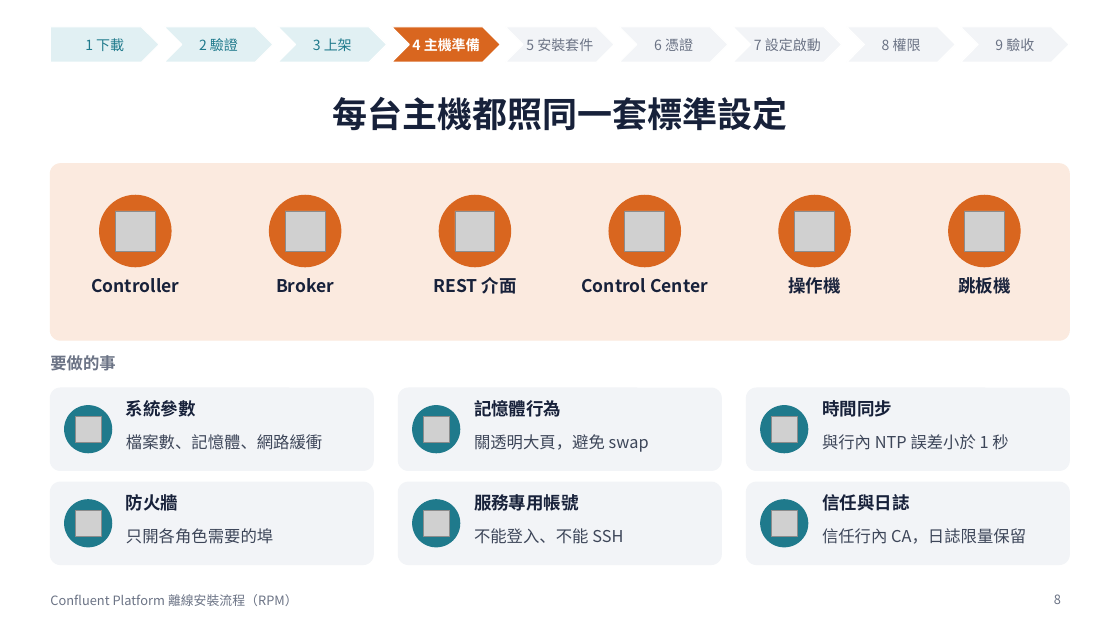
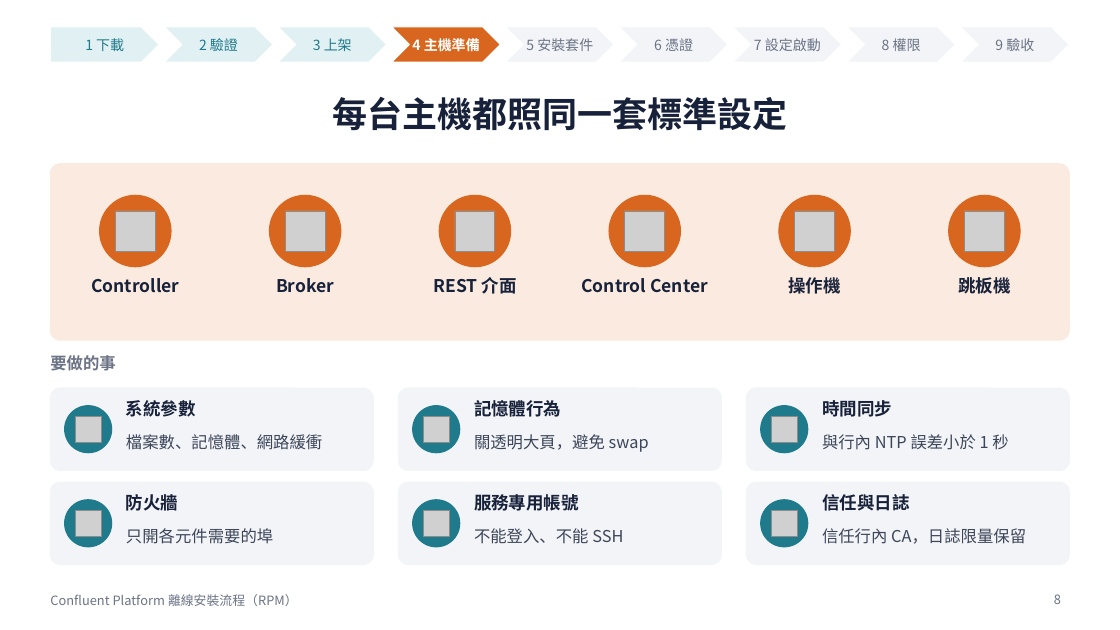
Before and after one commit to zxc81906119/kafka_install_ops, a slide deck: slide 8 of docs/Confluent-RPM安裝流程.pptx. Drawn at 1120x630 pixels with LibreOffice and Linux fonts; fonts in the diff are those of the drawing; grey boxes stand for pictures. Boxes give left, top, right and bottom in pixels: in the first picture for what was removed or moved away, otherwise in the second. Text is boxed around its words. In the diff, an @@ line names an element or a change of style, - is before the commit and + after.

```diff
--- a/docs/Confluent-RPM安裝流程.pptx
+++ b/docs/Confluent-RPM安裝流程.pptx
@@ text at [126,528,273,544]: text changed @@
-只開各角色需要的埠
+只開各元件需要的埠
```
Also in this commit, not shown: 5 other slides changed, 16 other files.
